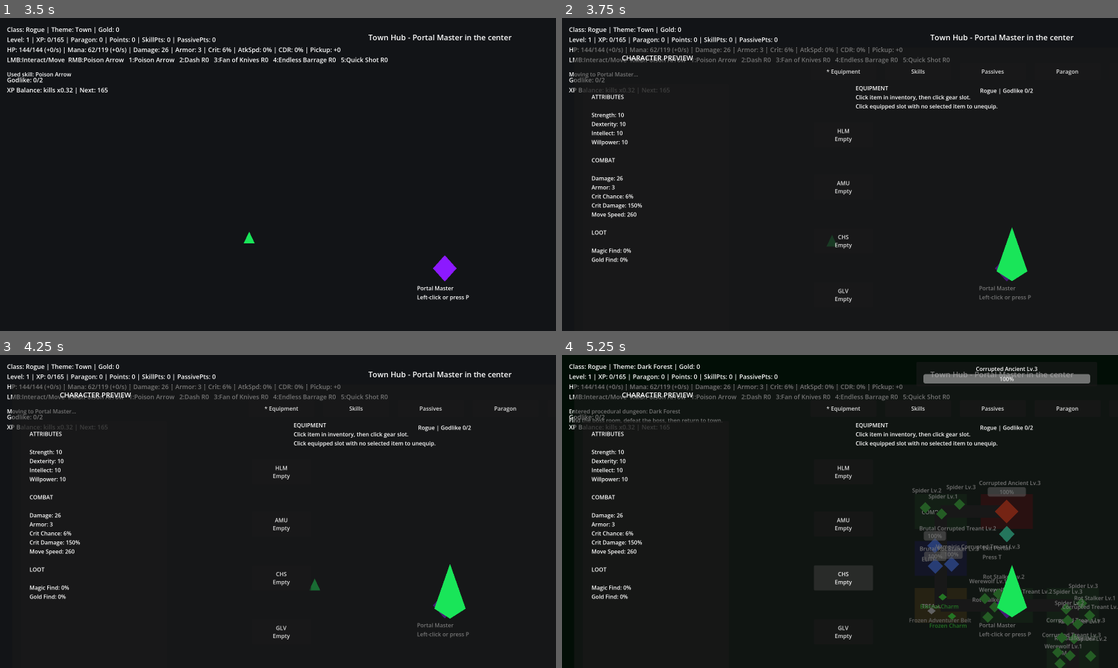
Above: before the commit, frames 1-4 (two rows, left to right).
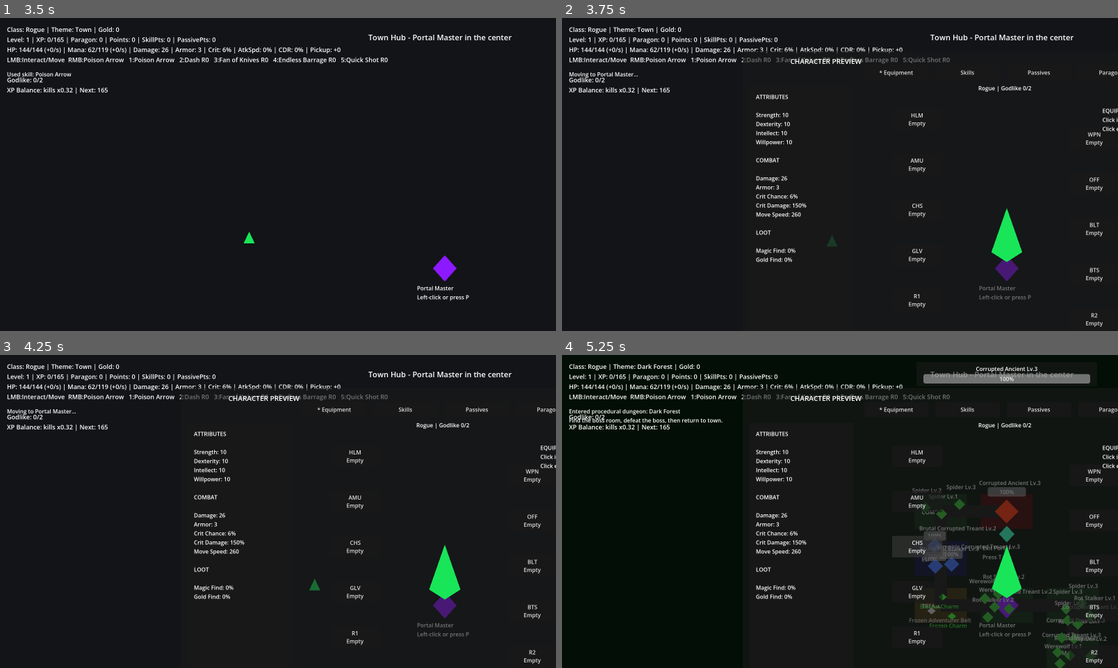
Above: after the commit, the same moments.

Repository: timjohan93-cyber/Eternal-Realms
Game: Godot game, scene res://scenes/Main.tscn
Two runs of this game, one before a commit and one after it. Both use one fixed random seed, a clock stepped at 60 frames per second and the inputs below.
Inputs (mouse positions are in pixels of both pictures, inside the frame that each line leads up to):
- Up to frame 1 (3.5 s): tap P at 0.5, 0.6, 1.25, 2, 2.75 s; move the mouse to (400, 158) at 0.52 s; hold D 0.53-1.28 s; click (400, 158) at 0.67 s; move the mouse to (166, 190) at 1.27 s; hold S 1.28-2.03 s; tap T at 1.35 s; move the mouse to (333, 105) at 2.02 s; hold D 2.03-2.78 s; tap C at 2.1 s; move the mouse to (250, 237) at 2.77 s; hold W from 2.78 s (still down); tap I at 2.85 s; click (250, 237) at 2.92 s
- Up to frame 2 (3.75 s): tap P at 3.5 s; move the mouse to (1006, 221) at 3.52 s; release W at 3.53 s; hold A from 3.53 s (still down); tap K at 3.6 s
- Up to frame 3 (4.25 s): keep holding A
- Up to frame 4 (5.25 s): release A at 4.25 s; click "HLM Empty" at 4.25 s; click "CHS Empty" at 5 s

Frame 1 is identical in both runs. In frame 2, 4.8% of the frame differs, in the area x 2-100%, y 9-99%; in frame 3, 4.8%; in frame 4, 6.0%.

Commit message:
Use V7.7C UI fit script

Diff:
--- a/scenes/Main.tscn
+++ b/scenes/Main.tscn
@@ -1,6 +1,6 @@
 [gd_scene load_steps=2 format=3]
 
-[ext_resource type="Script" path="res://scripts/MainV77B.gd" id="1"]
+[ext_resource type="Script" path="res://scripts/MainV77C.gd" id="1"]
 
 [node name="Main" type="Node2D"]
 script = ExtResource("1")
